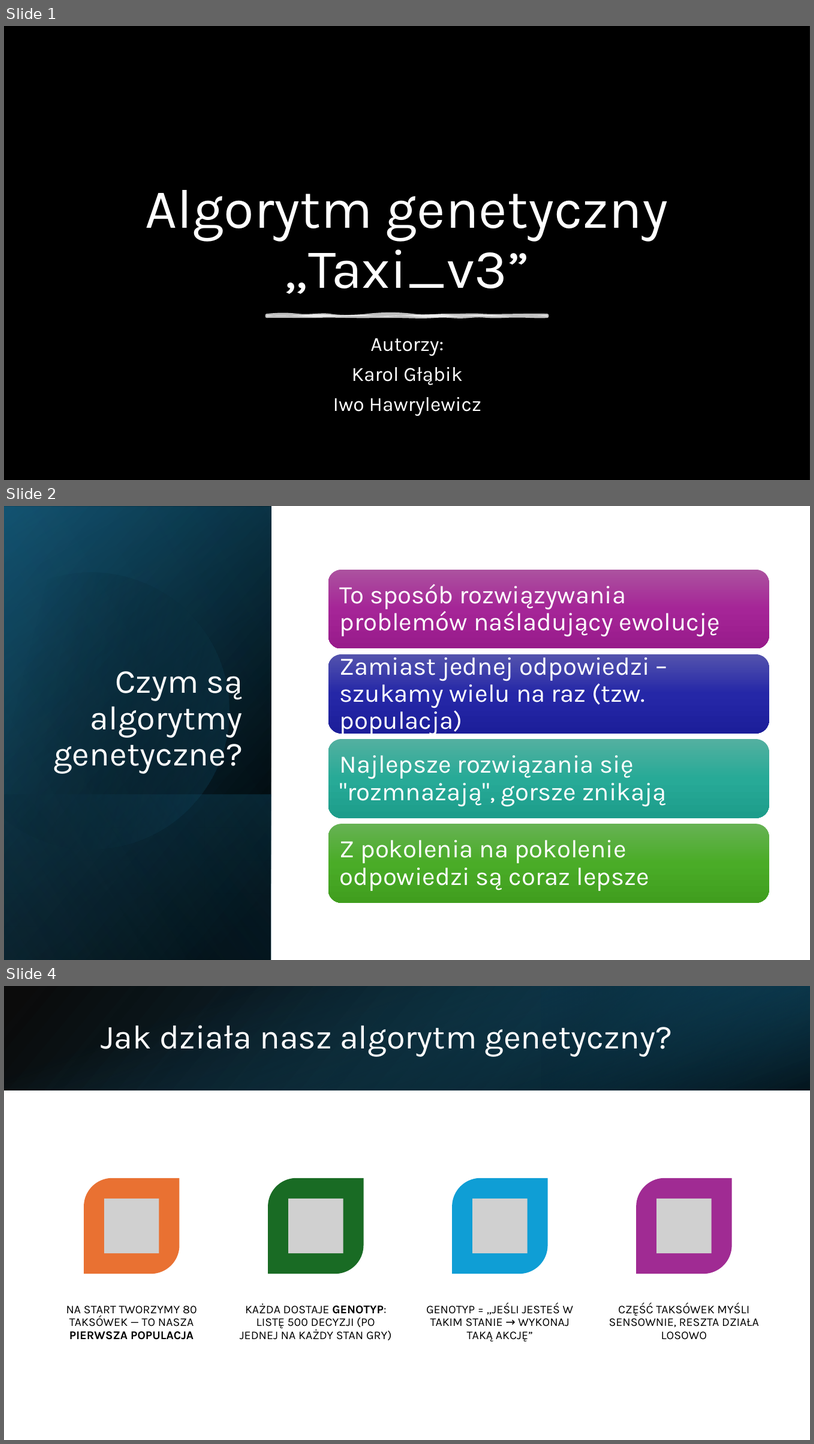
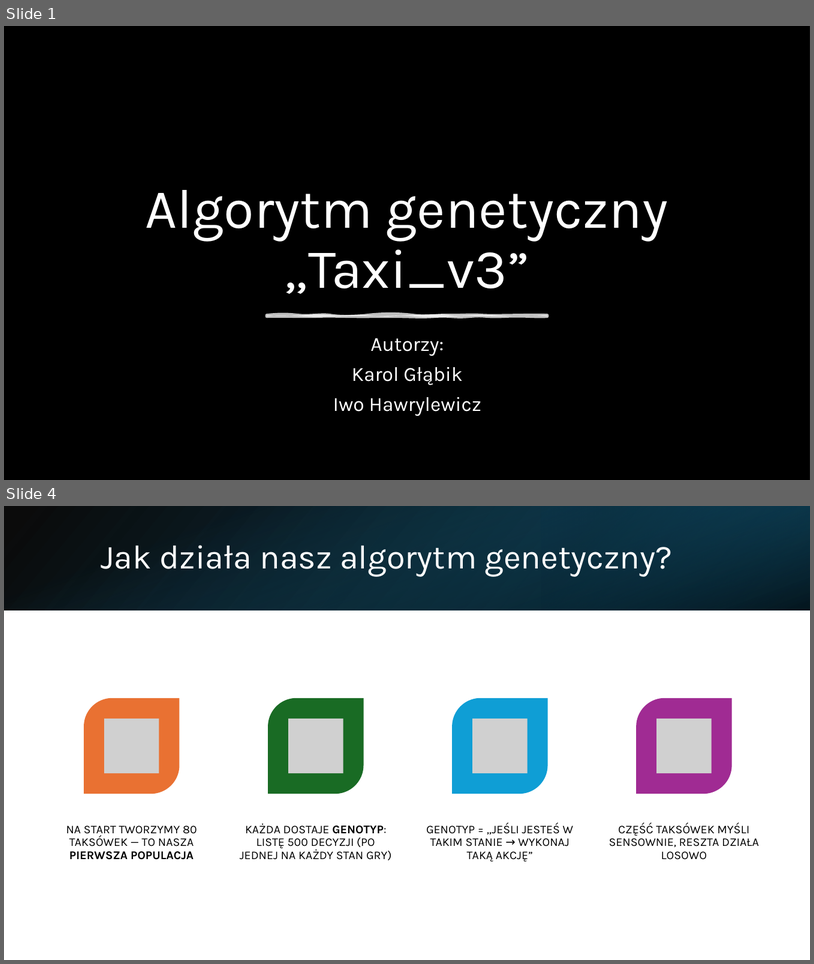
Before and after one commit to kargla3/taxi-v3-genetic-algorithm, a slide deck: Algorytm genetyczny „Taxi_v3.pptx. Shown one above the other, each under a label of ours: slides 1, 2 and 4 before the commit, slides 1 and 4 after it; the slides between them are not shown. The pictures are 814x1444 and 814x964 pixels, drawn with LibreOffice and Linux fonts; fonts in the diff are those of the drawing; grey boxes stand for pictures; background and template pictures are left out; a plain dark background stands for a picture behind light text. Boxes give left, top, right and bottom in pixels: in the first picture for what was removed or moved away, otherwise in the second. Text is boxed around its words. In the diff, an @@ line names an element or a change of style, - is before the commit and + after.

```diff
--- a/Algorytm genetyczny „Taxi_v3.pptx
+++ b/Algorytm genetyczny „Taxi_v3.pptx
@@ slide 2 removed at box(4, 506, 810, 960), background #FFFFFF @@
@@ rectangle removed at box(4, 506, 272, 960) @@
@@ rectangle removed at box(4, 507, 272, 960) @@
@@ rectangle removed at box(4, 506, 272, 960) @@
@@ freeform shape removed at box(4, 540, 263, 877) @@
@@ title removed at box(53, 671, 243, 774) @@
-Czym są algorytmy genetyczne?
@@ rectangle removed at box(4, 794, 272, 960) @@
@@ group removed at box(328, 570, 769, 903): 4 rounded rectangles, 4 texts @@
-To sposób rozwiązywania problemów naśladujący ewolucję
-Zamiast jednej odpowiedzi – szukamy wielu na raz (tzw. populacja)
-Najlepsze rozwiązania się "rozmnażają", gorsze znikają
-Z pokolenia na pokolenie odpowiedzi są coraz lepsze
```
Also in this commit, not shown: 2 slides changed, 1 slide added, 2 other slides removed.
